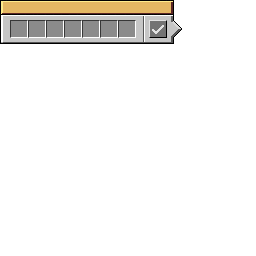
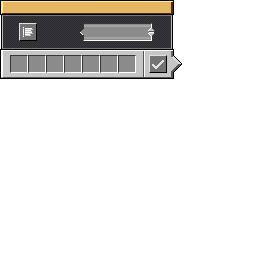
The second 256 × 256 image is a revision of the first. Changes to its layers:
removed layer "player_inventory.png" over left=10, top=20, right=136, bottom=38
renamed "andesite_depositor.png" to "Top", painted on it over left=0, top=14, right=182, bottom=44
added layer "Scroll Bit" above "Trust List Button" over left=80, top=23, right=155, bottom=41
added layer "Trust List Button" above "Middle" over left=19, top=23, right=37, bottom=41
added layer "Middle" above "Bottom" over left=1, top=14, right=173, bottom=50
added layer "Bottom" over left=0, top=49, right=182, bottom=79
